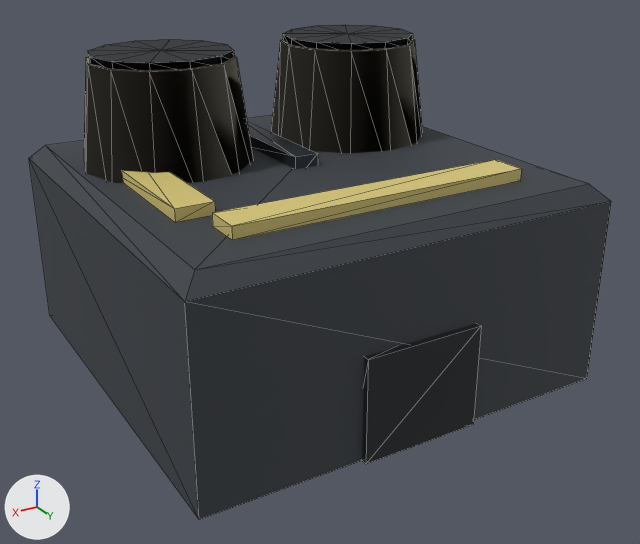
Two versions of the glTF model assets/models/power_plant.glb, one commit apart.
One viewpoint serves both versions: a camera (50 mm lens) standing at (4.96, 8.76, 5.33) and looking at (-0.05, 0.41, 1.15). Arrows for +X, +Y and +Z are at lower left; the lights stay in place. The older version comes first. Mesh edges are drawn as thin lines. Vertices at exactly the same position are counted once.

In view in the first picture: 'Body'.
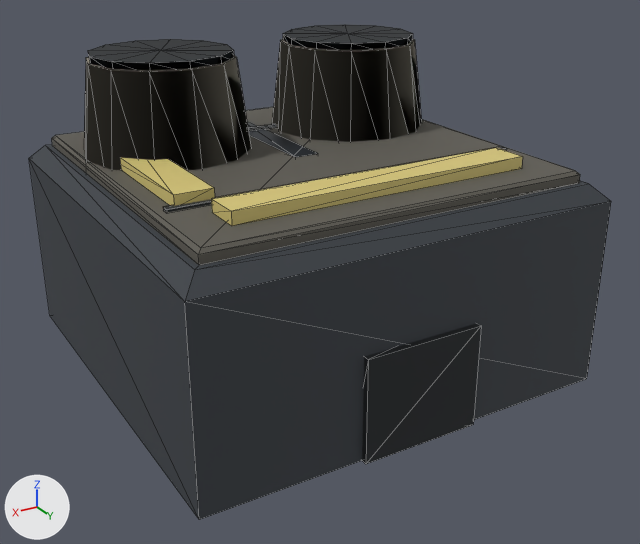
Pixel boxes [x1, y1, x2, y2] of what changed, in the pictures (640 x 544 px):
part 1 of me_body, added: after [163, 146, 507, 212]
part 2 of me_body, added (mostly hidden): after [248, 124, 277, 131]
part 3 of me_body, built on: before [122, 160, 521, 240]; after [52, 107, 580, 265]

The edits, one by one:
Material 'Concrete_Dark' (mat_concrete_dark) is new.
Its base color is (0.112, 0.105, 0.0862) (dark grey #5e5b53).
Its roughness is 0.8.
me_body is used by ob_body; location (0.0, 0.0, 0.0).
me_body had 190 vertices, 332 faces and spanned x -2.5..2.5, y -2.5..2.57, z 0.0..3.68.
me_body now has 218 vertices, 376 faces and spans x -2.5..2.5, y -2.5..2.57, z 0.0..3.68.
me_body part 1: a new loose piece, a box spanning x -2.115..2.115, y 1.125..1.215, z 2.53..2.57, in mat_dark (black #222629).
me_body part 2: a new loose piece, a box spanning x -2.115..2.115, y -1.215..-1.125, z 2.53..2.57, in mat_dark (black #222629).
Part 3, on me_body:
4 vertices are removed from x -1.75..2.01, y -1.35..1.86, z 2.4.
24 faces are deleted.
4 vertices move from x -1.75..2.01, y -1.35..1.86, z 2.4 to x -1.75..2.01, y -1.35..1.86, z 2.68.
16 vertices are added at x -2.25..2.25, y -2.25..2.25, z 2.4..2.68.
20 new faces join them, mat_concrete_dark (dark grey #5e5b53).
24 new faces join them, mat_faction (yellow #d9c87a).
me_body gains material mat_concrete_dark (dark grey #5e5b53).
